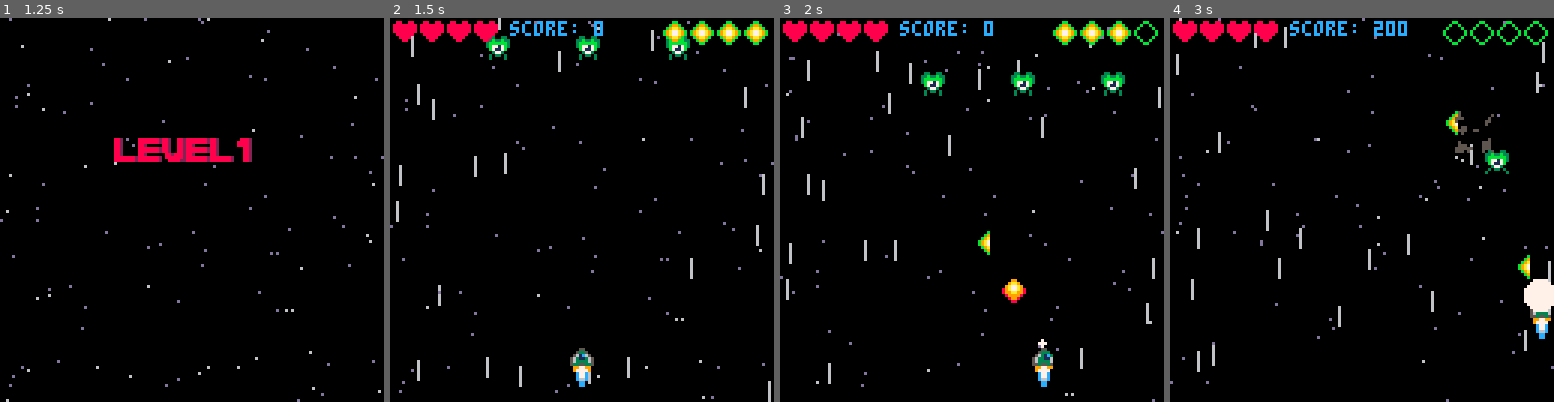
Above: before the commit, frames 1-4 (left to right).
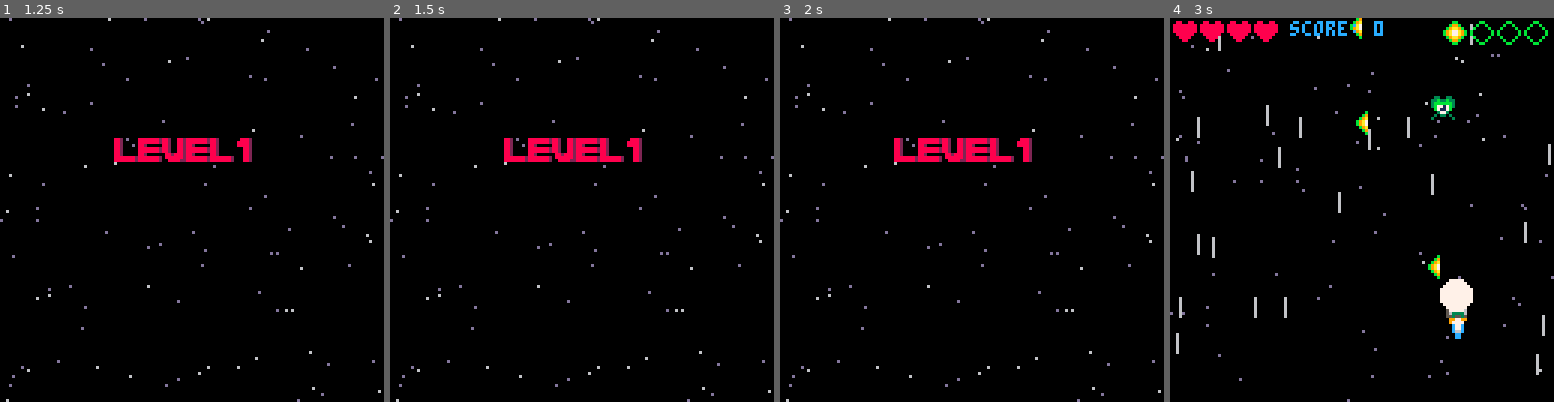
Above: after the commit, the same moments.

Repository: simonanger/pico8_shmup
Game: PICO-8 cartridge shmup.p8
The game is run twice, just before and just after one commit, with the same random seed, the same clock (stepped at 60 frames per second) and the same inputs.
Inputs:
- Up to frame 1 (1.25 s): tap X (X key) at 0.33, 1.07 s; tap O (Z key) at 0.7 s
- Up to frame 2 (1.5 s): no input
- Up to frame 3 (2 s): hold Right from 1.6 s (still down); tap O (Z key) at 1.7 s; tap X (X key) at 1.85 s
- Up to frame 4 (3 s): release Right at 2.1 s; tap O (Z key) at 2.1, 2.5, 2.9 s; hold Up 2.15-2.42 s; hold Right from 2.47 s (still down); tap X (X key) at 2.97 s

Frame 1 is identical in both runs. In frame 2, 6.6% of the frame differs, in the area x 0-100%, y 0-100%; in frame 3, 7.2%; in frame 4, 5.9%.

Commit message:
basic level implementation works for level 1,2 & 3

Diff:
--- a/shmup.p8
+++ b/shmup.p8
@@ -8,6 +8,11 @@
  mode="start"
  blinkt=1
  sngshot=true
+
+ --global values when game starts
+ lvlval=1
+ score=00000
+ enemnum=1
 
  t=0
 
@@ -52,7 +57,7 @@
  elseif mode=="over" then
   draw_over()
  elseif mode=="level" then
-  draw_level(1)
+  draw_level(lvlval)
  end
 end
 
@@ -78,7 +83,6 @@
  muzzle=0
  enexpl=0
 
- score=00000
 
  lives=4
  bombs=4
@@ -417,6 +420,22 @@
 
  animatestars()
 
+ --going to level 2
+ if score>=500 and score<599 then
+  lvlval=2
+  mode="level"
+  score=600
+  enemnum+=1
+ end
+
+ --going to level 3
+ if score>=1000 and score<1099 then
+  lvlval=3
+  mode="level"
+  score=1100
+  enemnum+=1
+ end
+
 end
 
 function update_start()
@@ -426,7 +445,7 @@
 end
 
 function update_level()
-  wait(30)
+  wait(50)
   startgane()
 end
 
@@ -553,7 +572,7 @@
 function draw_level(num)
  cls(0)
  starfield()
- local sprs={97,113}
+ local sprs={97,113,114}
  -- draw level
  lvlspr={82,69,85,69,82,sprs[num]}
  for i=1,#lvlspr do
@@ -638,7 +657,7 @@
   enemdir="left"
  end
 
-	for i=1,3 do
+	for i=1,enemnum do
 	  local myen={}
 	  myen.x=60
 	  myen.y=5
@@ -714,14 +733,14 @@
 00000000000882008820088288282882882008820000000000000000000000000000000000000000000000000000000000000000000000000000000000000000
 00000000000882008888888288200882888888820000000000000000000000000000000000000000000000000000000000000000000000000000000000000000
 00000000000882008888888288200882888888820000000000000000000000000000000000000000000000000000000000000000000000000000000000000000
-00000000008888200000000000000000000000000000000000000000000000000000000000000000000000000000000000000000000000000000000000000000
-00000000088208820000000000000000000000000000000000000000000000000000000000000000000000000000000000000000000000000000000000000000
-00000000082000820000000000000000000000000000000000000000000000000000000000000000000000000000000000000000000000000000000000000000
-00000000000008820000000000000000000000000000000000000000000000000000000000000000000000000000000000000000000000000000000000000000
-00000000000088200000000000000000000000000000000000000000000000000000000000000000000000000000000000000000000000000000000000000000
-00000000000882200000000000000000000000000000000000000000000000000000000000000000000000000000000000000000000000000000000000000000
-00000000008822000000000000000000000000000000000000000000000000000000000000000000000000000000000000000000000000000000000000000000
-00000000088888820000000000000000000000000000000000000000000000000000000000000000000000000000000000000000000000000000000000000000
+00000000008888200888820000000000000000000000000000000000000000000000000000000000000000000000000000000000000000000000000000000000
+00000000088208820888820000000000000000000000000000000000000000000000000000000000000000000000000000000000000000000000000000000000
+00000000082000820008820000000000000000000000000000000000000000000000000000000000000000000000000000000000000000000000000000000000
+00000000000008820088820000000000000000000000000000000000000000000000000000000000000000000000000000000000000000000000000000000000
+00000000000088200008820000000000000000000000000000000000000000000000000000000000000000000000000000000000000000000000000000000000
+00000000000882200008820000000000000000000000000000000000000000000000000000000000000000000000000000000000000000000000000000000000
+00000000008822000888820000000000000000000000000000000000000000000000000000000000000000000000000000000000000000000000000000000000
+00000000088888820888820000000000000000000000000000000000000000000000000000000000000000000000000000000000000000000000000000000000
 00000000000000000000000000000000000000000000000500000000000000050000000000000000000000000000000000000000000000000000000000000000
 00000000000000000000000000000000000500050000005000050005000000500005000000000000000000000000000000000000000000000000000000000000
 00000000000000000000000099000000000505555555505000050555555550500005000000000050000000000000000000000000000000000000000000000000
